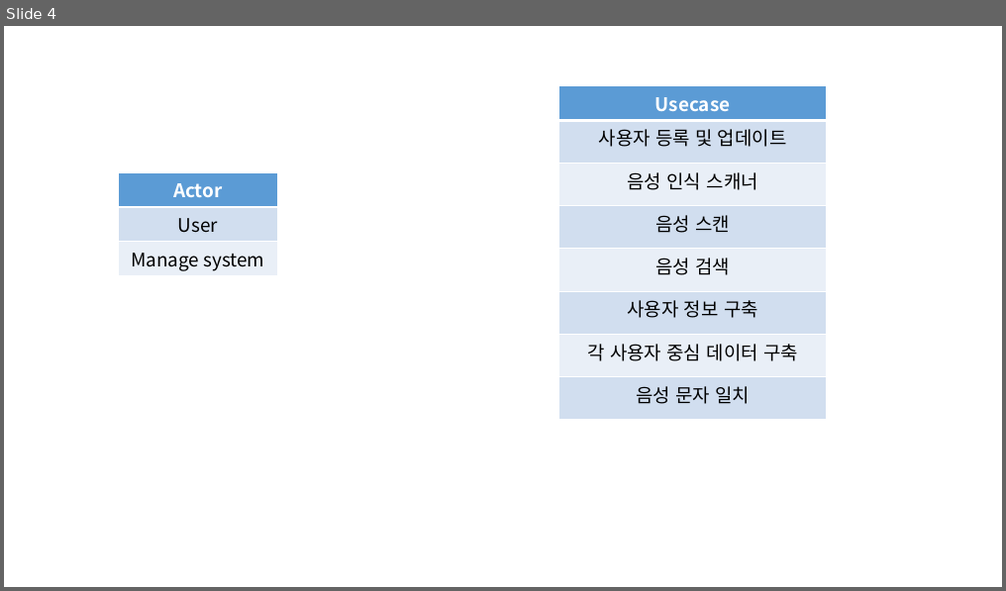
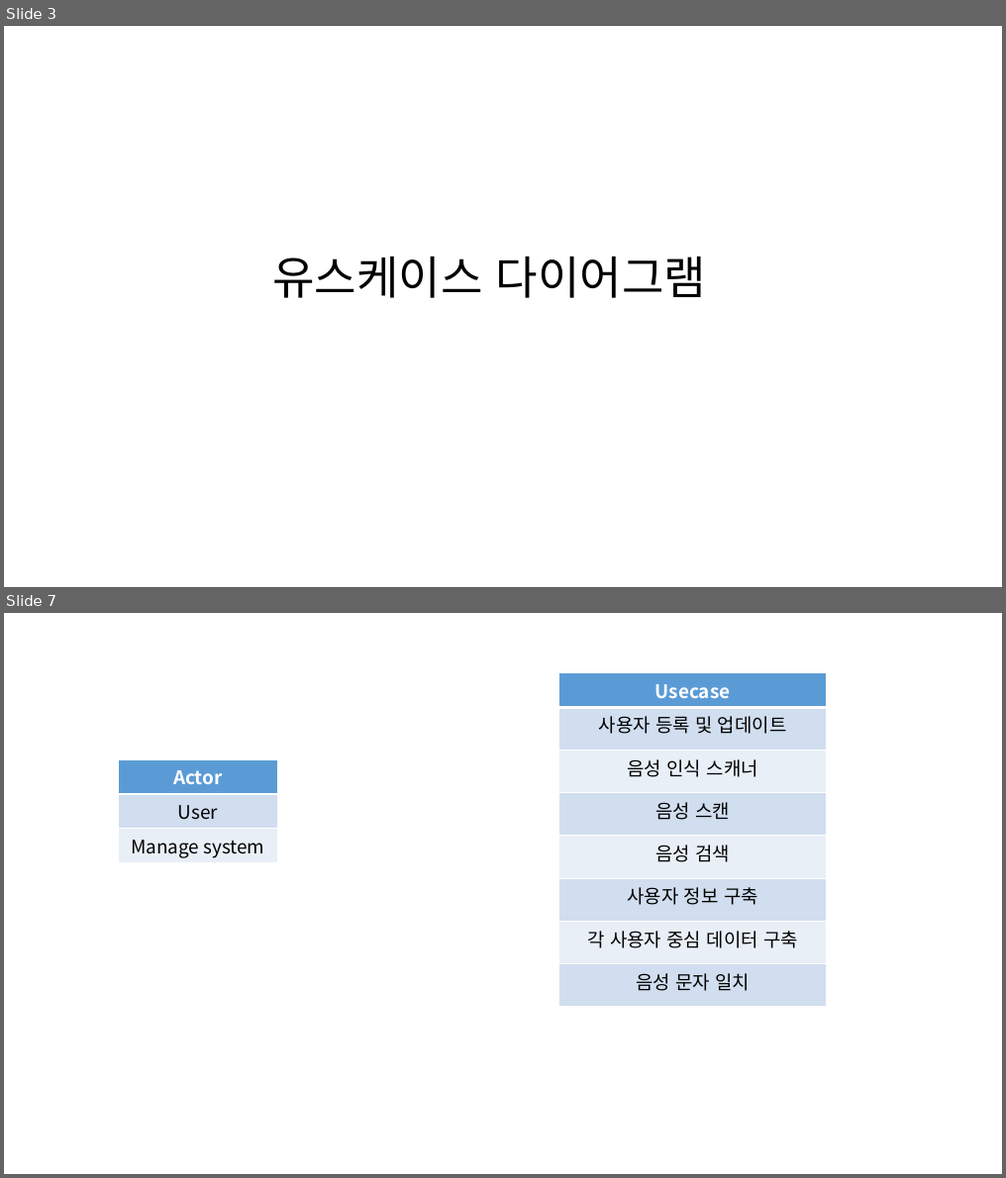
Before and after one commit to tomsnote/portfolio, a slide deck: 요구사항정의서/유스케이스 다이어그램.pptx. Shown one above the other, each under a label of ours: slide 4 before the commit, slides 3 and 7 after it; the slides between them are not shown. The pictures are 1006x591 and 1006x1178 pixels, drawn with LibreOffice and Linux fonts; fonts in the diff are those of the drawing. Boxes give left, top, right and bottom in pixels: in the first picture for what was removed or moved away, otherwise in the second. Text is boxed around its words. In the diff, an @@ line names an element or a change of style, - is before the commit and + after.

```diff
--- a/요구사항정의서/유스케이스 다이어그램.pptx
+++ b/요구사항정의서/유스케이스 다이어그램.pptx
@@ slide 3 added at <box>4,26,1002,587</box>, background #FFFFFF @@
@@ title added at <box>272,256,706,298</box>, 44 pt, text #000000 @@
+유스케이스 다이어그램
@@ what was slide 4 is now slide 7 @@
```
Also in this commit, not shown: 3 slides changed, 2 other slides added, 11 other files.
